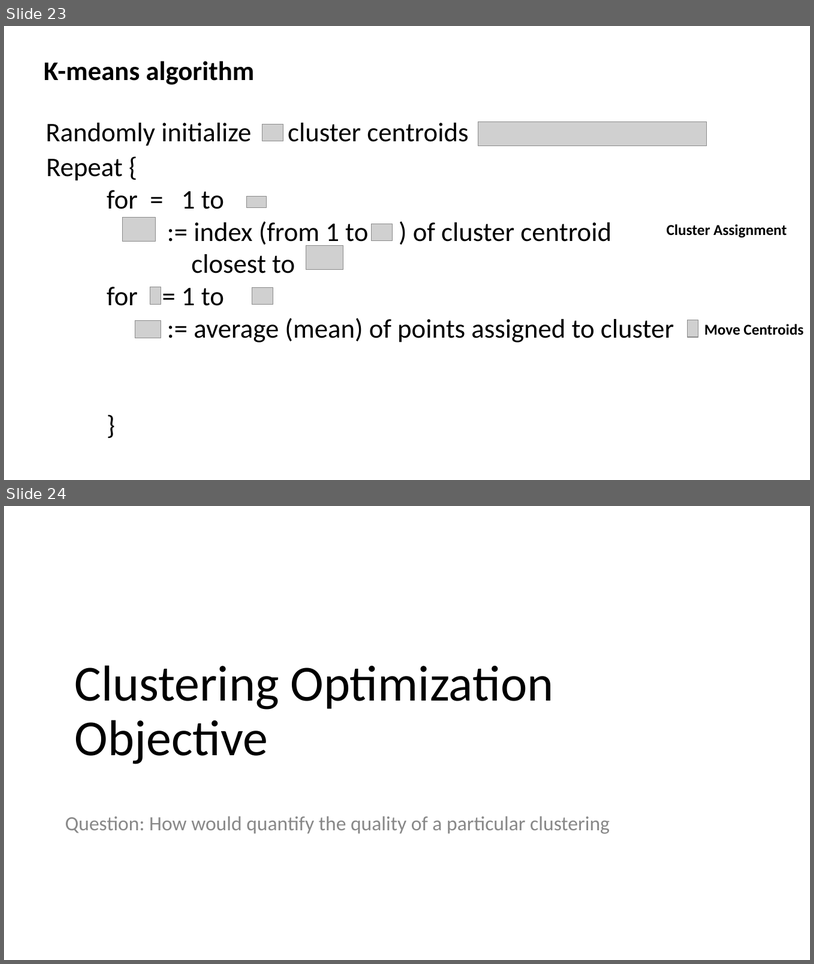
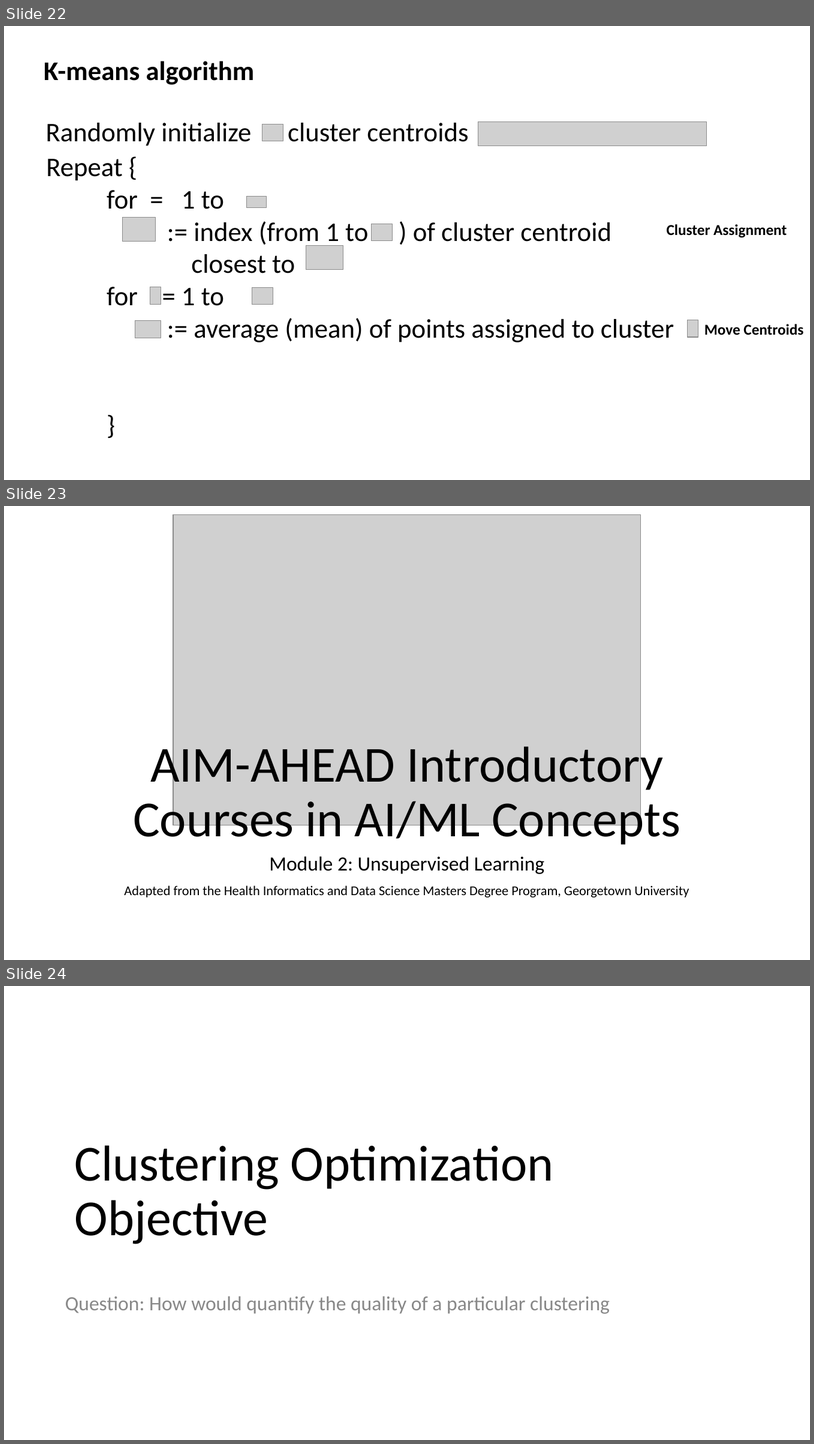
Before and after one commit to ICBI/AIMAHEAD_GU, a slide deck: Courses/ML_Concepts/Module_02_Introduction_to_Unsupervised_Learning/Module_02_Unsupervised_Learning_K_means_Clustering.pptx. Shown one above the other, each under a label of ours: slides 23 and 24 before the commit, slides 22, 23 and 24 after it. The pictures are 814x964 and 814x1444 pixels, drawn with LibreOffice and Linux fonts; fonts in the diff are those of the drawing; grey boxes stand for pictures; background and template pictures are left out. Boxes give left, top, right and bottom in pixels: in the first picture for what was removed or moved away, otherwise in the second. Text is boxed around its words. In the diff, an @@ line names an element or a change of style, - is before the commit and + after.

```diff
--- a/Courses/ML_Concepts/Module_02_Introduction_to_Unsupervised_Learning/Module_02_Unsupervised_Learning_K_means_Clustering.pptx
+++ b/Courses/ML_Concepts/Module_02_Introduction_to_Unsupervised_Learning/Module_02_Unsupervised_Learning_K_means_Clustering.pptx
@@ slide 23 added at bbox=[4, 506, 810, 960], background #FFFFFF @@
@@ picture added at bbox=[173, 514, 642, 825] @@
@@ title added at bbox=[133, 740, 681, 847], 60 pt, text #000000 @@
+AIM-AHEAD Introductory Courses in AI/ML Concepts
@@ subtitle added at bbox=[124, 856, 689, 897], 16 pt, text #000000 @@
+Module 2: Unsupervised Learning
+Adapted from the Health Informatics and Data Science Masters Degree Program, Georgetown University
@@ what was slide 23 is now slide 22 @@
```
Also in this commit, not shown: 1 slide changed, 3 other slides added, 4 slides removed, 10 other files.
